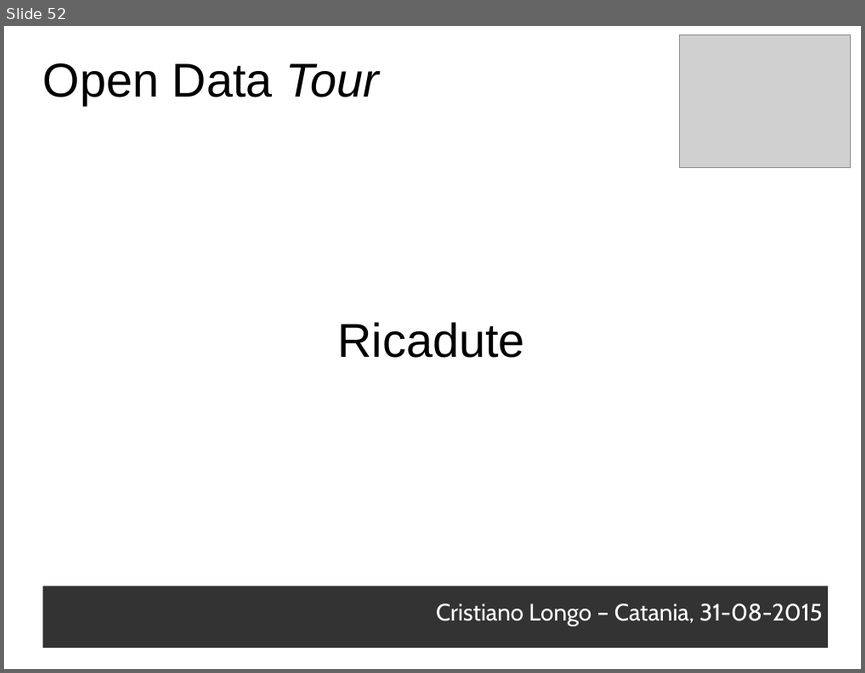
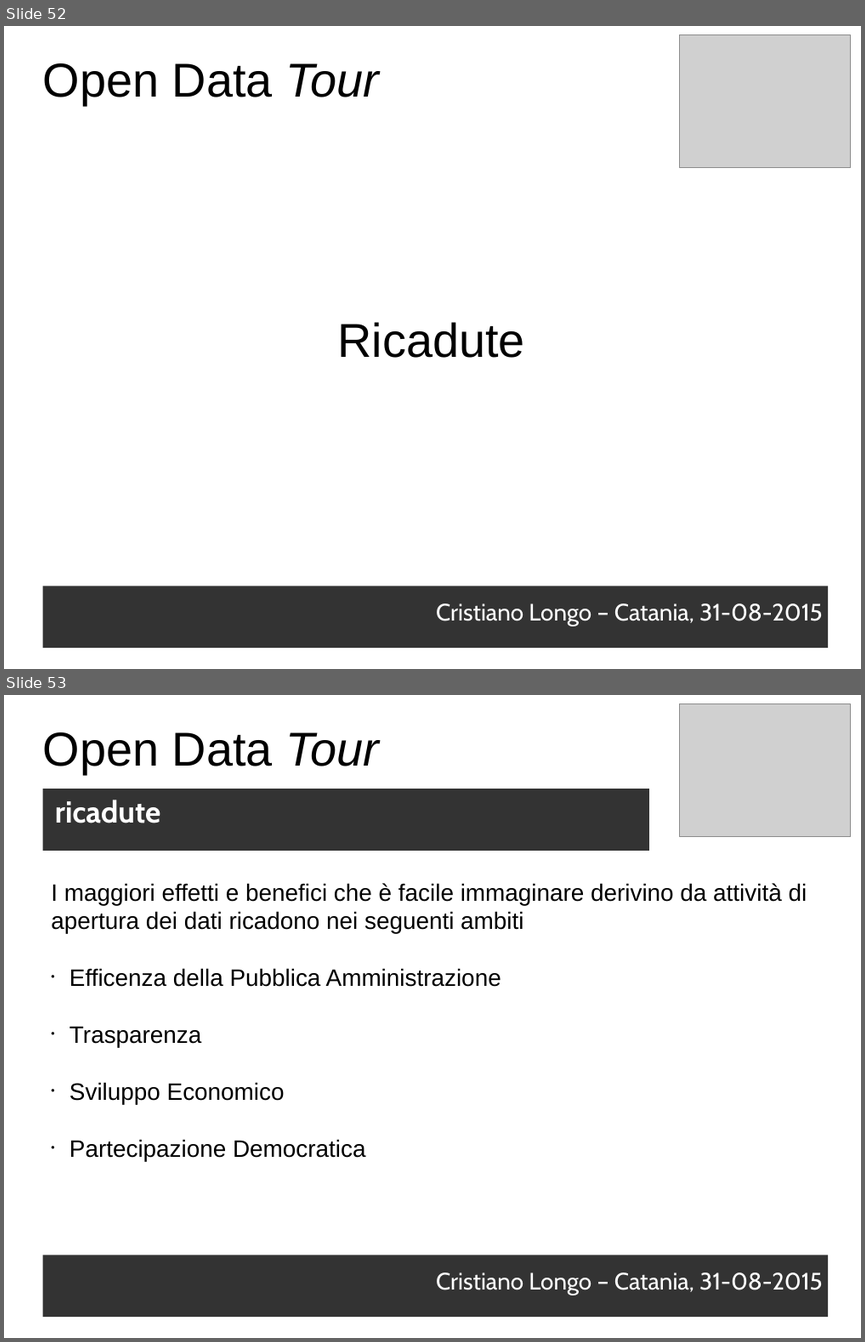
Before and after one commit to opendatahacklab/opendatatour, a slide deck: slides/31082015.odp. Shown one above the other, each under a label of ours: slide 52 before the commit, slides 52 and 53 after it. The pictures are 865x673 and 865x1342 pixels, drawn with LibreOffice and Linux fonts; fonts in the diff are those of the drawing; grey boxes stand for pictures. Boxes give left, top, right and bottom in pixels: in the first picture for what was removed or moved away, otherwise in the second. Text is boxed around its words. In the diff, an @@ line names an element or a change of style, - is before the commit and + after.

Commit message:
odt cope: ricadute

```diff
--- a/slides/31082015.odp
+++ b/slides/31082015.odp
@@ slide 53 added at (x1=4, y1=695, x2=861, y2=1338), background #FFFFFF @@
@@ picture added at (x1=680, y1=704, x2=851, y2=836) @@
@@ text added at (x1=43, y1=732, x2=380, y2=774), 44 pt, text #000000 @@
+Open Data Tour
@@ text added at (x1=43, y1=789, x2=649, y2=851), fill #333333, 28 pt, text #FFFFFF, bold @@
+ricadute
@@ text added at (x1=51, y1=883, x2=807, y2=1161), 22 pt, text #000000 @@
+I maggiori effetti e benefici che è facile immaginare derivino da attività di apertura dei dati ricadono nei seguenti ambiti
+• Efficenza della Pubblica Amministrazione
+• Trasparenza
+• Sviluppo Economico
+• Partecipazione Democratica
@@ text added at (x1=43, y1=1255, x2=828, y2=1316), fill #333333, 22 pt, text #FFFFFF @@
+Cristiano Longo – Catania, 31-08-2015
```
Also in this commit, not shown: 18 other slides added.
